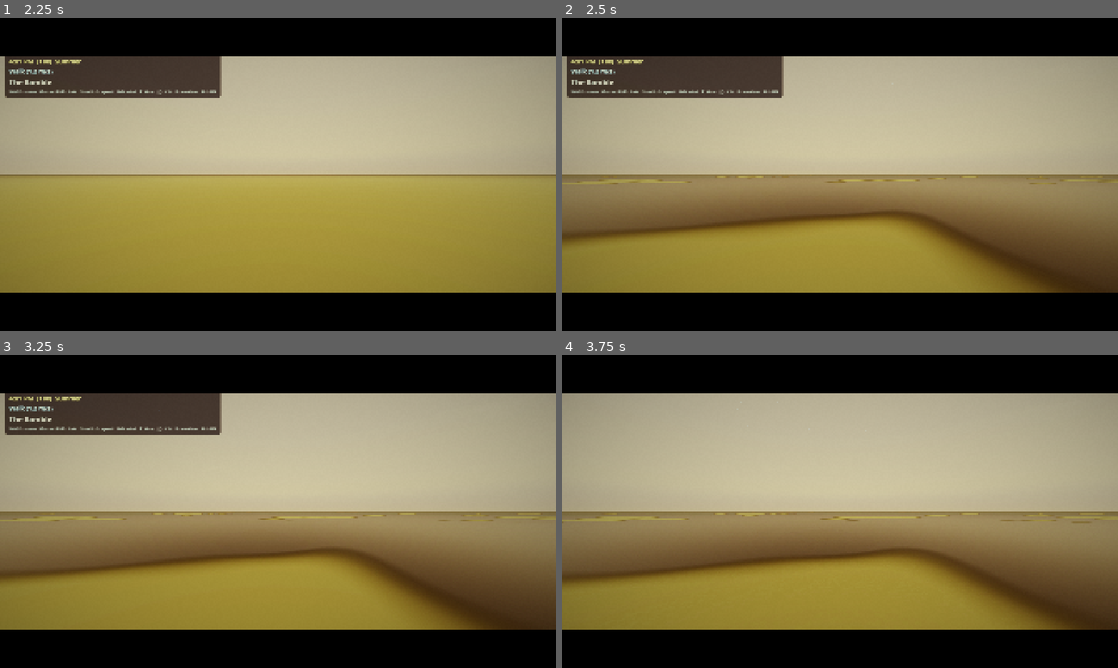
Above: before the commit, frames 1-4 (two rows, left to right).
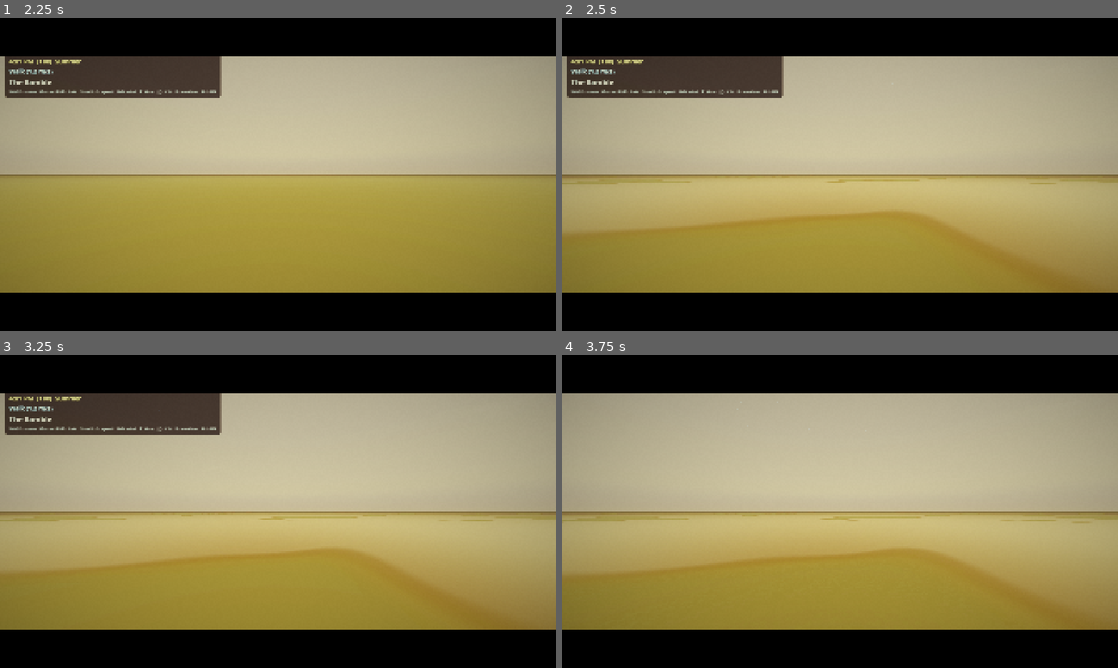
Above: after the commit, the same moments.

Repository: Central-Park-Walk/central-park-walk
Game: Godot game, scene res://main.tscn
Two runs of this game, one before a commit and one after it. Both use one fixed random seed, a clock stepped at 60 frames per second and the inputs below.
Inputs (mouse positions are in pixels of both pictures, inside the frame that each line leads up to):
- Up to frame 1 (2.25 s): tap Enter at 0.5, 2 s; move the mouse to (400, 158) at 0.52 s; hold D 0.53-1.28 s; tap T at 0.6 s; click (400, 158) at 0.67 s; tap Space at 1.25 s; move the mouse to (166, 190) at 1.27 s; hold S 1.28-2.03 s; tap L at 1.35 s; move the mouse to (333, 105) at 2.02 s; hold D from 2.03 s (still down); tap P at 2.1 s
- Up to frame 2 (2.5 s): keep holding D
- Up to frame 3 (3.25 s): move the mouse to (250, 574) at 2.77 s; release D at 2.78 s; hold W from 2.78 s (still down); tap G at 2.85 s; click (250, 574) at 2.92 s
- Up to frame 4 (3.75 s): move the mouse to (1006, 558) at 3.52 s; release W at 3.53 s; hold A from 3.53 s (still down); tap H at 3.6 s

Frame 1 is identical in both runs. In frame 2, 22% of the frame differs, in the area x 0-100%, y 50-88%; in frame 3, 23%; in frame 4, 22%.

Commit message:
Add sky-reflecting terrain puddles and cloud lightning illumination
- Terrain puddles now reflect sky color (day: blue sky, night: amber city
  glow) instead of just darkening — matches path puddle behavior
- Cloud sky shader: clouds light up from within during lightning flashes,
  atmospheric scatter brightens clear sky areas too
- Both integrate with the existing lightning_flash global uniform

Co-Authored-By: Claude Opus 4.6 <noreply@anthropic.com>

Diff:
--- a/shaders/cloud_sky.gdshader
+++ b/shaders/cloud_sky.gdshader
@@ -12,6 +12,7 @@
 uniform vec3 cloud_color_bottom = vec3(0.45, 0.45, 0.50);
 global uniform vec2 wind_vec;
 global uniform float season_t;
+global uniform float lightning_flash;
 
 // Scalar hash — used for stars (cell-based)
 float sky_hash(vec2 p) {
@@ -223,5 +224,20 @@
 		}
 	}
 
+	// Lightning flash — clouds light up from within during thunderstorm
+	if (lightning_flash > 0.01 && elev > -0.05) {
+		float lf = lightning_flash;
+		// Clouds glow bright blue-white from internal lightning
+		float cloud_y2 = max(elev, 0.01);
+		vec2 lf_uv = dir.xz / (cloud_y2 + 0.1) * 0.8 + TIME * vec2(cloud_speed, cloud_speed * 0.7);
+		float lf_cloud = sky_fbm(lf_uv * 3.0, 3);
+		float lf_mask = smoothstep(0.4, 0.8, lf_cloud);
+		// Lightning illuminates from below: brighter cloud bases
+		vec3 lf_col = vec3(0.70, 0.75, 1.0);  // cool white-blue
+		sky_col += lf_col * lf * lf_mask * 0.6;
+		// Even clear sky brightens slightly (atmospheric scatter from flash)
+		sky_col += lf_col * lf * 0.08;
+	}
+
 	COLOR = sky_col;
 }
--- a/shaders/terrain.gdshader
+++ b/shaders/terrain.gdshader
@@ -685,8 +685,13 @@
 			float puddle = smoothstep(puddle_threshold, puddle_threshold - 0.08, puddle_noise);
 			puddle *= flatness;  // only on truly flat ground
 			if (puddle > 0.01) {
-				// Puddle: very dark, very smooth, highly reflective
-				ALBEDO = mix(ALBEDO, ALBEDO * 0.3, puddle);
+				// Puddle: reflects sky color, dark ground underneath
+				float p_sky_lum = dot(sky_reflect_color, vec3(0.2126, 0.7152, 0.0722));
+				float p_night = smoothstep(0.15, 0.02, p_sky_lum);
+				vec3 puddle_col = sky_reflect_color * 0.35 + ALBEDO * 0.12;
+				// Night puddles reflect city light pollution instead of dark sky
+				puddle_col = mix(puddle_col, vec3(0.08, 0.06, 0.03) + ALBEDO * 0.06, p_night);
+				ALBEDO = mix(ALBEDO, puddle_col, puddle);
 				ROUGHNESS = mix(ROUGHNESS, 0.02, puddle);
 				SPECULAR = mix(SPECULAR, 0.8, puddle);
 				METALLIC = mix(METALLIC, 0.0, puddle);
